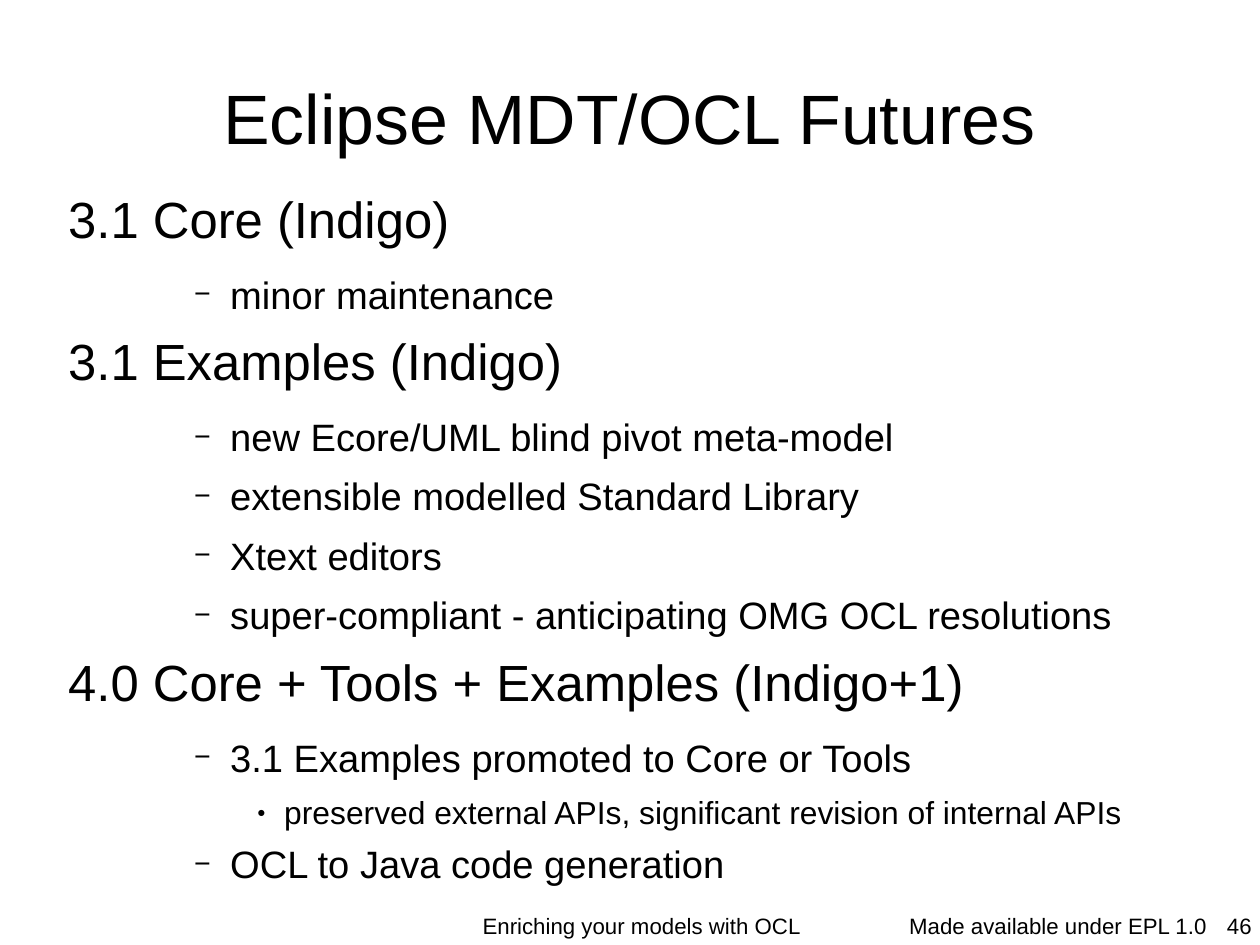
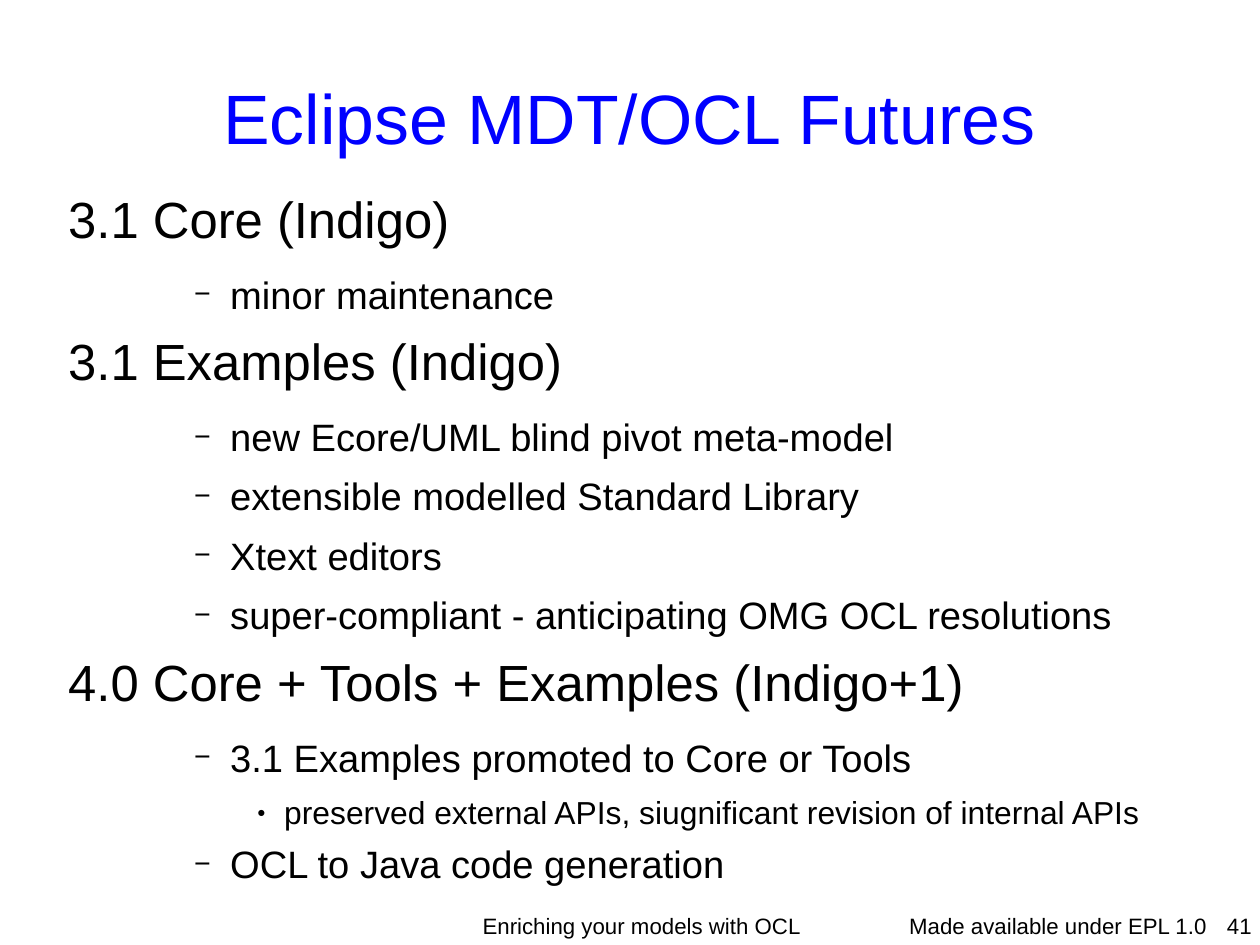
Before and after one commit to eclipse-ocl/ocl-website, a slide deck: slide 41 of ocl/docs/publications/ESE2010LongTalk/EnrichingWithOCL.odp (slide 46 before the commit). Drawn at 1260x945 pixels with LibreOffice and Linux fonts; fonts in the diff are those of the drawing; background and template pictures are left out. Boxes give left, top, right and bottom in pixels: in the first picture for what was removed or moved away, otherwise in the second. Text is boxed around its words. In the diff, an @@ line names an element or a change of style, - is before the commit and + after.

```diff
--- a/ocl/docs/publications/ESE2010LongTalk/EnrichingWithOCL.odp
+++ b/ocl/docs/publications/ESE2010LongTalk/EnrichingWithOCL.odp
@@ title "Eclipse MDT/OCL Futures" at (223, 93, 1036, 157): text colour #000000 to #0000FF @@
@@ text at (284, 801, 1139, 830): text changed @@
-      ● preserved external APIs, significant revision of internal APIs
+      ● preserved external APIs, siugnificant revision of internal APIs
@@ page number at (1227, 918, 1252, 934): text changed @@
-46
+41
```
Also in this commit, not shown: 28 other slides changed, 5 slides removed.
